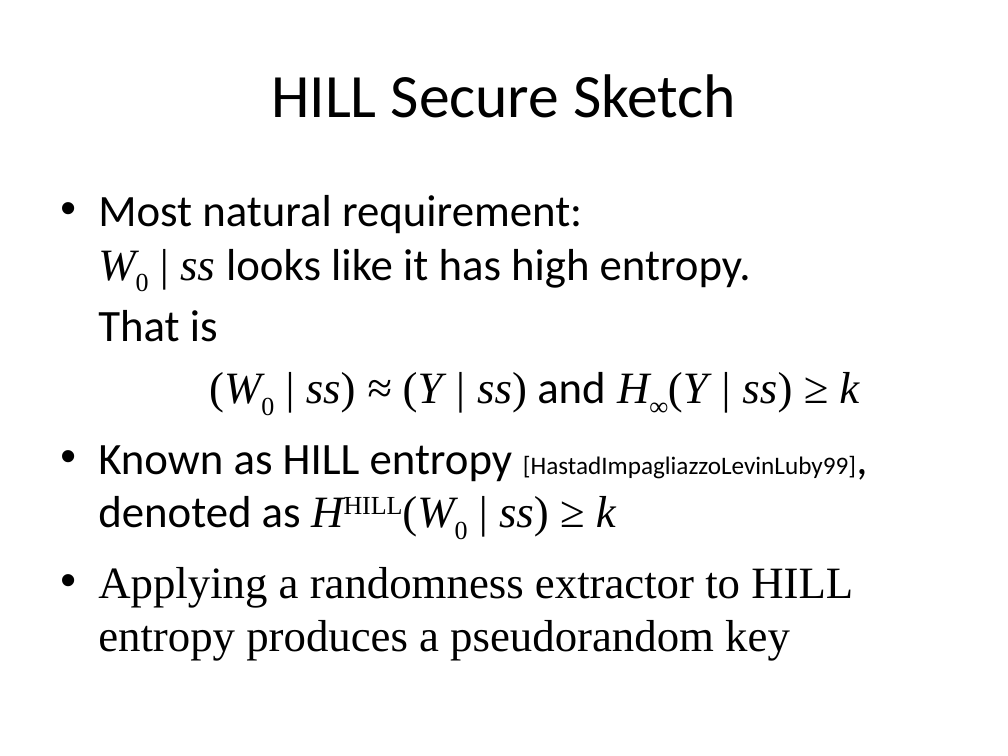
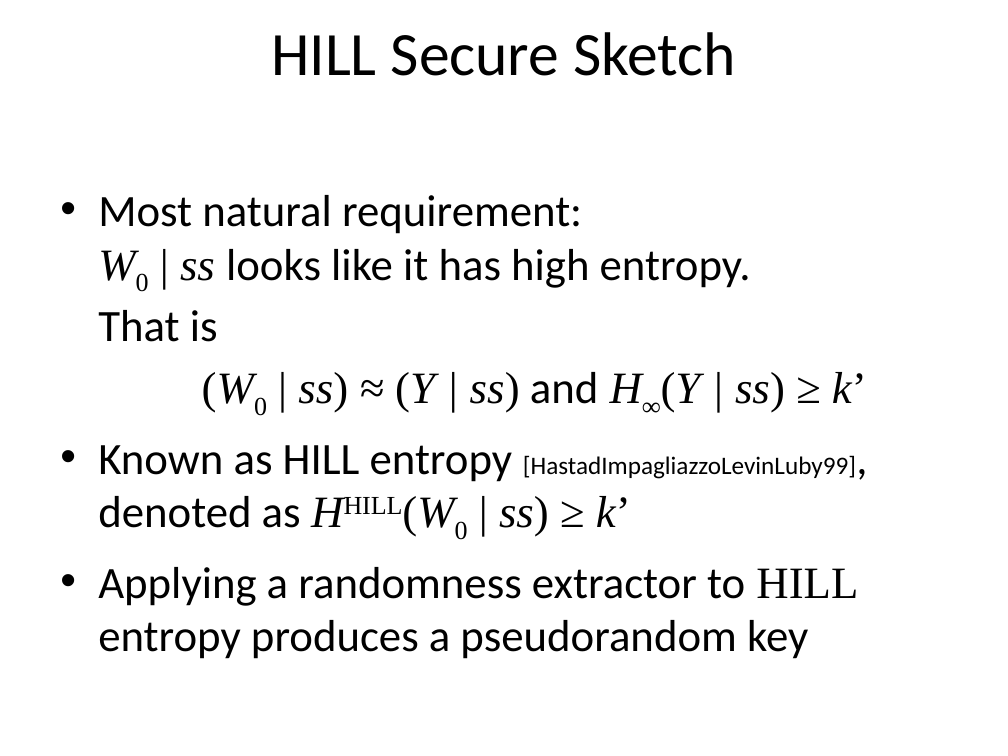
Before and after one commit to xianruimeng/comp-fuzzy-ext, a slide deck: slide 18 of ComputationalFuzzyExtractors.pptx (slide 19 before the commit). Drawn at 1008x756 pixels with LibreOffice and Linux fonts; fonts in the diff are those of the drawing. Boxes give left, top, right and bottom in pixels: in the first picture for what was removed or moved away, otherwise in the second. Text is boxed around its words. In the diff, an @@ line names an element or a change of style, - is before the commit and + after.

Commit message:
Switched HILL imp to relaxed HILL

```diff
--- a/ComputationalFuzzyExtractors.pptx
+++ b/ComputationalFuzzyExtractors.pptx
@@ title "HILL Secure Sketch": place and size @@
-title "HILL Secure Sketch" at (271, 74, 736, 118)
+title "HILL Secure Sketch" at (271, 32, 736, 76)
@@ text at (98, 372, 867, 537): text changed @@
-(W0 | ss) ≈ (Y | ss) and H∞(Y | ss) ≥ k
-• Known as HILL entropy [HastadImpagliazzoLevinLuby99], denoted as HHILL(W0 | ss) ≥ k
+(W0 | ss) ≈ (Y | ss) and H∞(Y | ss) ≥ k’
+• Known as HILL entropy [HastadImpagliazzoLevinLuby99], denoted as HHILL(W0 | ss) ≥ k’
@@ text at (98, 567, 858, 659): font Times New Roman to Calibri in "Applying a randomness extractor to entropy produces ..." @@
```
Also in this commit, not shown: 33 other slides changed, 4 slides added, 2 slides removed, 1 other file.
